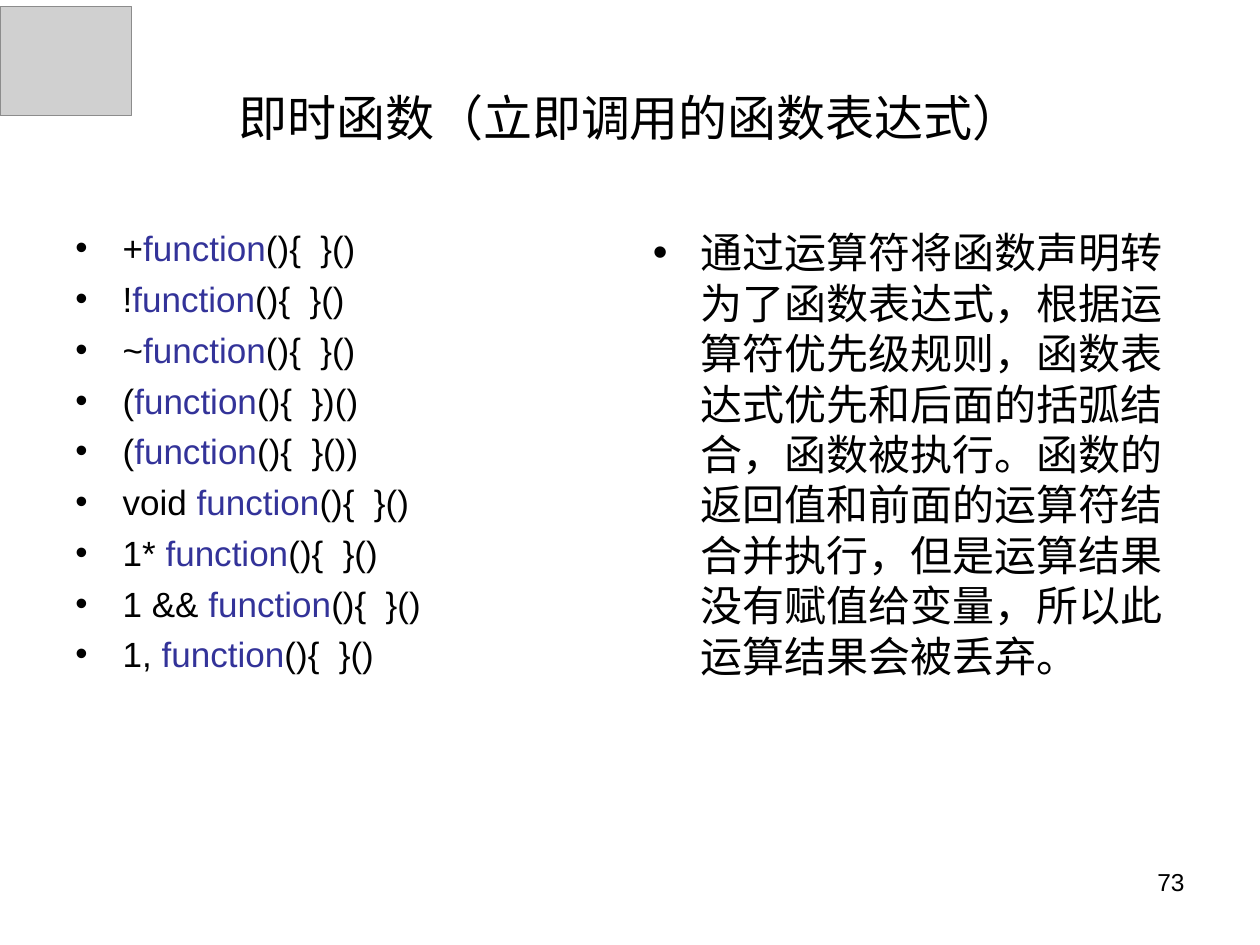
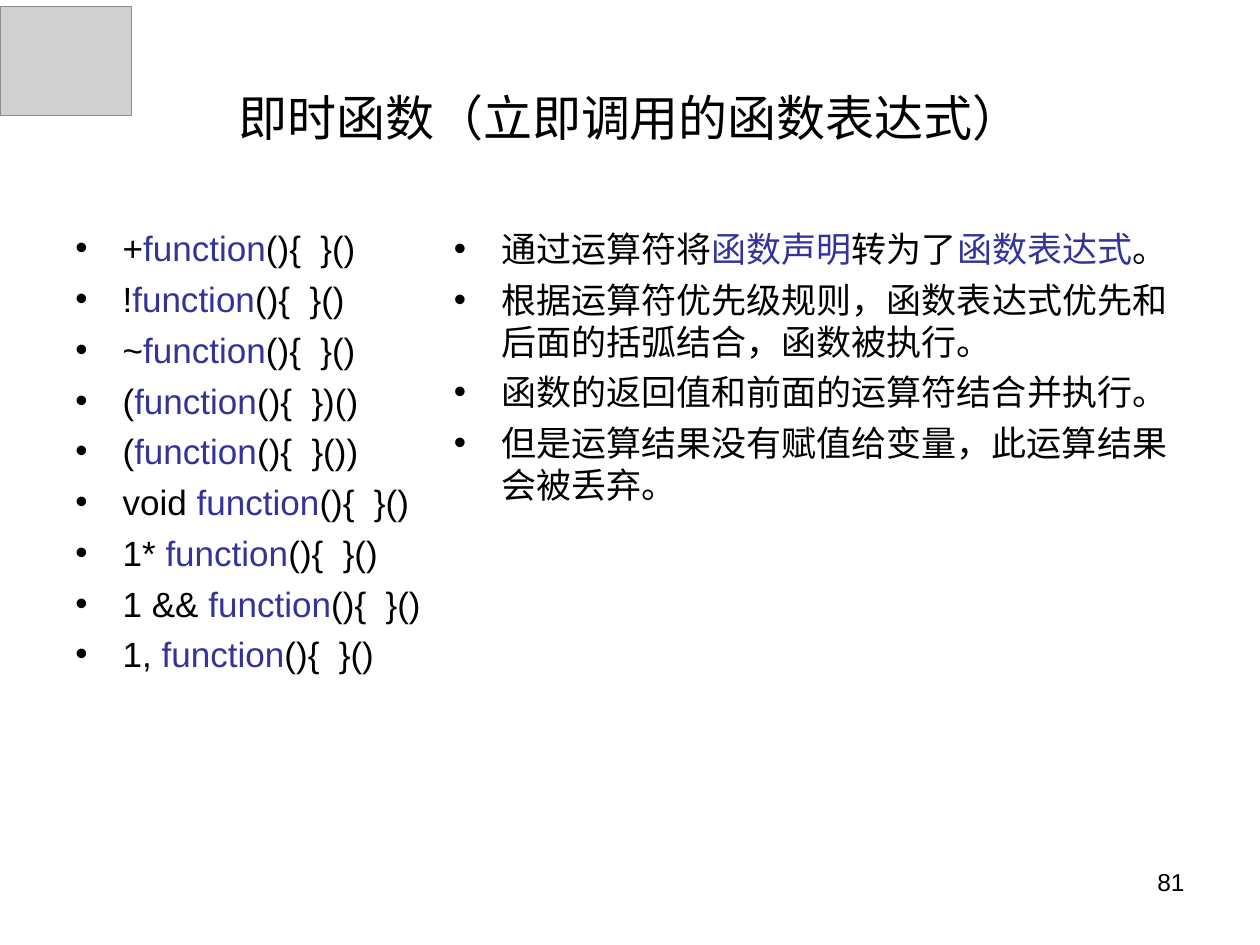
Before and after one commit to panxuepeng/javascript, a slide deck: slide 81 of ppt/1-1（第一天课程）.ppt (slide 73 before the commit). Drawn at 1260x945 pixels with LibreOffice and Linux fonts; fonts in the diff are those of the drawing; grey boxes stand for pictures. Boxes give left, top, right and bottom in pixels: in the first picture for what was removed or moved away, otherwise in the second. Text is boxed around its words. In the diff, an @@ line names an element or a change of style, - is before the commit and + after.

```diff
--- a/ppt/1-1（第一天课程）.ppt
+++ b/ppt/1-1（第一天课程）.ppt
@@ text at <box>501,232,1167,501</box>: text changed; size 24 to 20 pt @@
-• 通过运算符将函数声明转为了函数表达式，根据运算符优先级规则，函数表达式优先和后面的括弧结合，函数被执行。函数的返回值和前面的运算符结合并执行，但是运算结果没有赋值给变量，所以此运算结果会被丢弃。
+• 通过运算符将函数声明转为了函数表达式。
+• 根据运算符优先级规则，函数表达式优先和后面的括弧结合，函数被执行。
+• 函数的返回值和前面的运算符结合并执行。
+• 但是运算结果没有赋值给变量，此运算结果会被丢弃。
@@ page number at <box>1157,874,1184,892</box>: text changed @@
-73
+81
```
Also in this commit, not shown: 39 other slides changed, 14 slides added, 4 slides removed, 1 other file.
